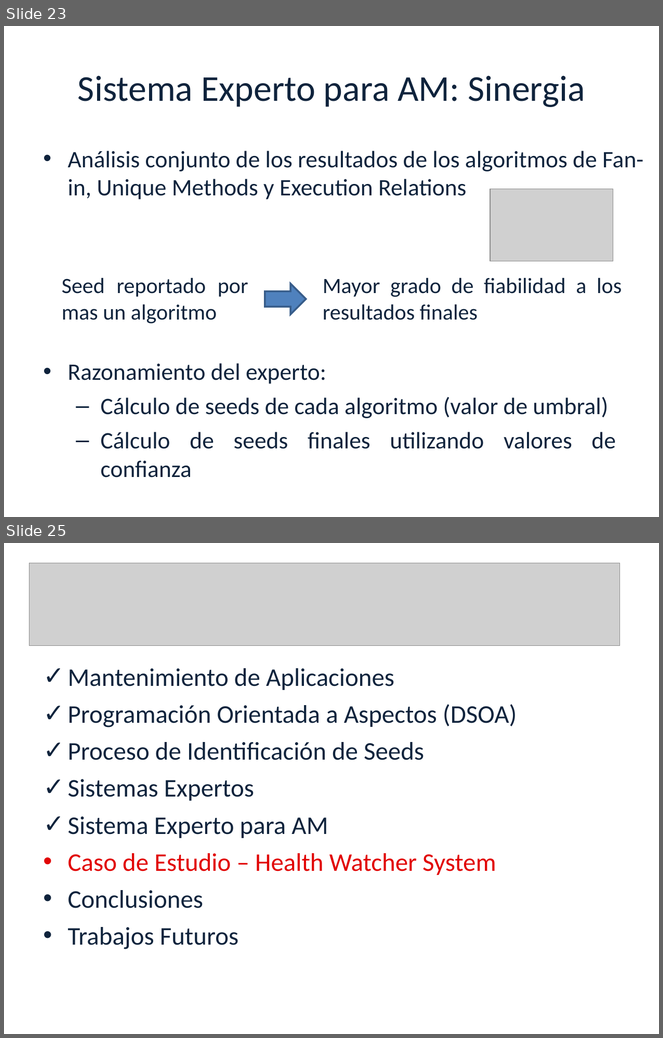
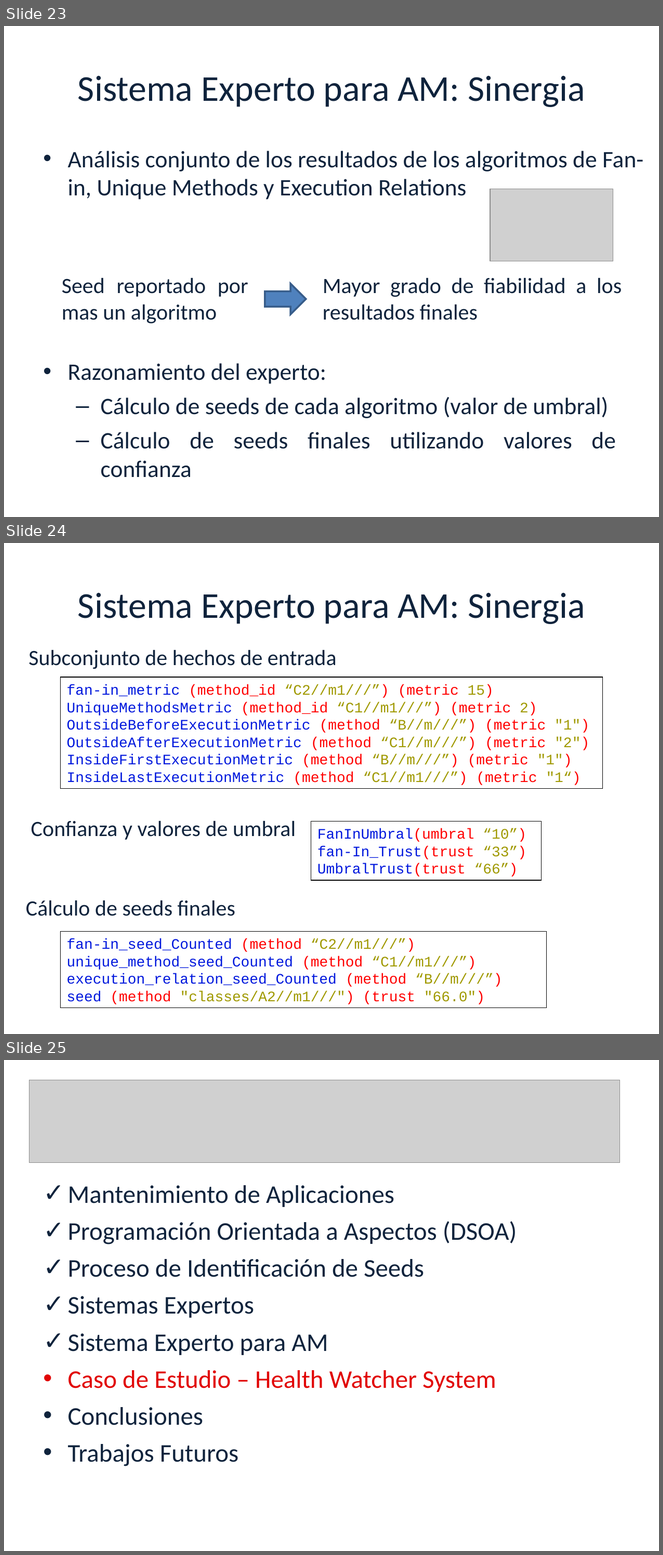
Before and after one commit to luciamasolaP/proyectofinal-informe, a slide deck: presentacion/Tesis.ppt. Shown one above the other, each under a label of ours: slides 23 and 25 before the commit, slides 23, 24 and 25 after it; the slides between them are not shown. The pictures are 663x1038 and 663x1555 pixels, drawn with LibreOffice and Linux fonts; fonts in the diff are those of the drawing; grey boxes stand for pictures; background and template pictures are left out. Boxes give left, top, right and bottom in pixels: in the first picture for what was removed or moved away, otherwise in the second. Text is boxed around its words. In the diff, an @@ line names an element or a change of style, - is before the commit and + after.

```diff
--- a/presentacion/Tesis.ppt
+++ b/presentacion/Tesis.ppt
@@ slide 24 added at (4,543,659,1034), background picture (left out) @@
@@ title added at (78,593,585,624), 40 pt, text #0F233C @@
+Sistema Experto para AM: Sinergia
@@ text added at (28,650,337,669), 24 pt, text #0F233C @@
+Subconjunto de hechos de entrada
@@ rectangle added at (60,677,603,788), outline #000000 0.74 pt, 16 pt, text #0018DD @@
+fan-in_metric (method_id “C2//m1///”) (metric 15)
+UniqueMethodsMetric (method_id “C1//m1///”) (metric 2)
+OutsideBeforeExecutionMetric (method “B//m///”) (metric "1")
+OutsideAfterExecutionMetric (method “C1//m///”) (metric "2")
+InsideFirstExecutionMetric (method “B//m///”) (metric "1")
+InsideLastExecutionMetric (method “C1//m1///”) (metric "1“)
@@ text added at (31,821,296,840), 24 pt, text #0F233C @@
+Confianza y valores de umbral
@@ rectangle added at (311,822,542,880), outline #000000 0.74 pt, 16 pt, text #0018DD @@
+FanInUmbral(umbral “10”)
+fan-In_Trust(trust “33”)
+UmbralTrust(trust “66”)
@@ text added at (26,900,235,916), 24 pt, text #0F233C @@
+Cálculo de seeds finales
@@ rectangle added at (60,931,546,1008), outline #000000 0.74 pt, 16 pt, text #0018DD @@
+fan-in_seed_Counted (method “C2//m1///”)
+unique_method_seed_Counted (method “C1//m1///”)
+execution_relation_seed_Counted (method “B//m///”)
+seed (method "classes/A2//m1///") (trust "66.0")
```
Also in this commit, not shown: 2 slides changed, 1 other slide added, 3 slides removed.
